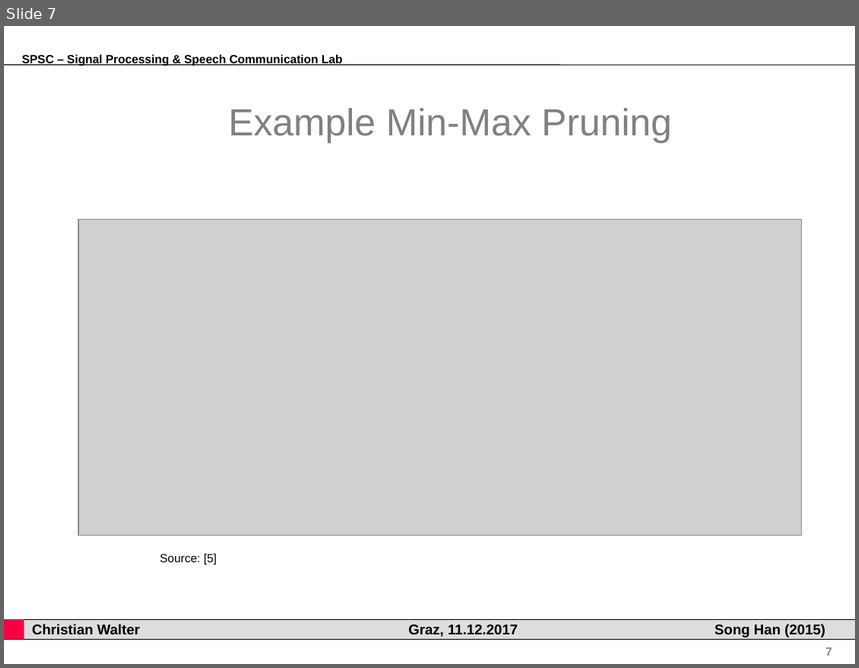
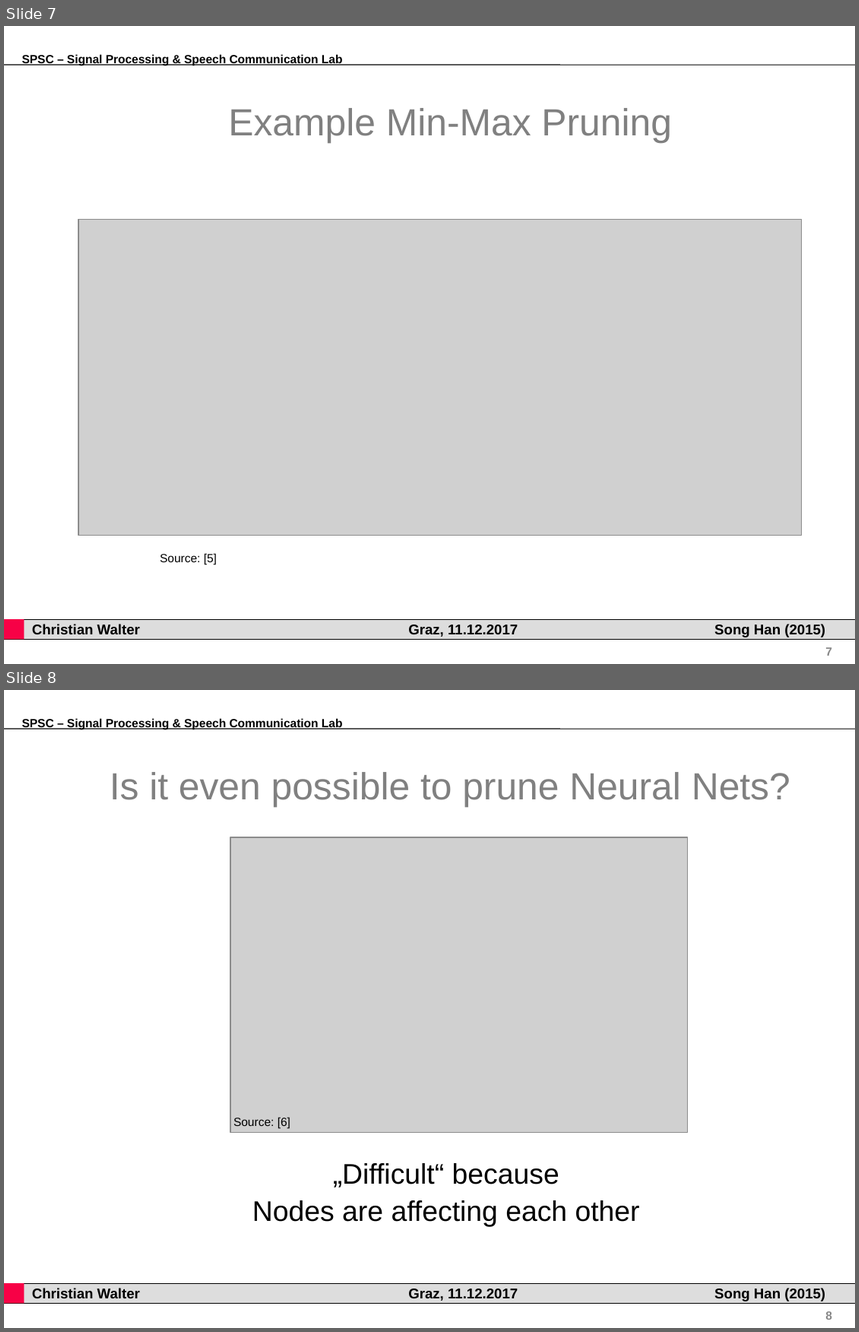
Before and after one commit to gartenschlaefer/present, a slide deck: han2015_learning_weights/han2015_learning_weights.ppt. Shown one above the other, each under a label of ours: slide 7 before the commit, slides 7 and 8 after it. The pictures are 859x668 and 859x1332 pixels, drawn with LibreOffice and Linux fonts; fonts in the diff are those of the drawing; grey boxes stand for pictures; background and template pictures are left out. Boxes give left, top, right and bottom in pixels: in the first picture for what was removed or moved away, otherwise in the second. Text is boxed around its words. In the diff, an @@ line names an element or a change of style, - is before the commit and + after.

```diff
--- a/han2015_learning_weights/han2015_learning_weights.ppt
+++ b/han2015_learning_weights/han2015_learning_weights.ppt
@@ slide 8 added at box(4, 690, 855, 1328), background #FFFFFF; not listed: 8 template elements that a slide beside it also shows @@
@@ title added at box(110, 772, 791, 807), 32 pt, text #808080 @@
+Is it even possible to prune Neural Nets?
@@ picture added at box(230, 837, 687, 1132) @@
@@ text added at box(234, 1118, 291, 1129), 10 pt, text #000000 @@
+Source: [6]
@@ text added at box(253, 1163, 640, 1227), 24 pt, text #000000 @@
+„Difficult“ because
+Nodes are affecting each other
```
Also in this commit, not shown: 2 slides changed, 1 other slide added, 10 other files.
